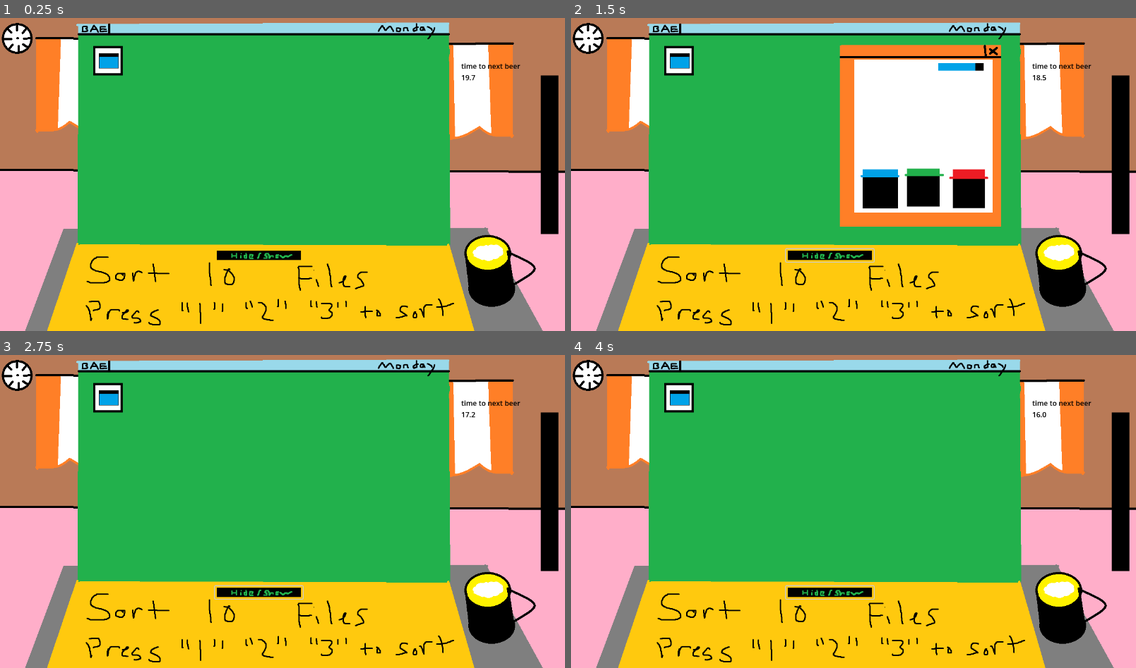
Above: before the commit, frames 1-4 (two rows, left to right).
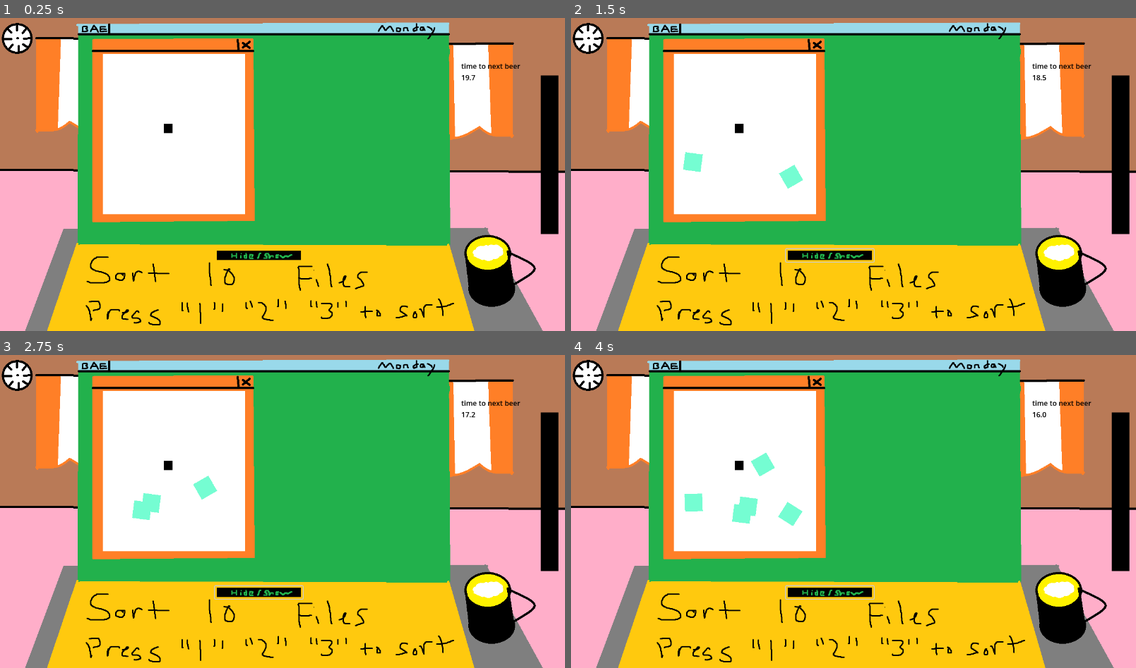
Above: after the commit, the same moments.

Repository: xepewout/BAE
Game: Godot game, scene res://main.tscn
The game is run twice, just before and just after one commit, with the same random seed, the same clock (stepped at 60 frames per second) and the same inputs.
Inputs (mouse positions are in pixels of both pictures, inside the frame that each line leads up to):
- Up to frame 1 (0.25 s): no input
- Up to frame 2 (1.5 s): click (678, 61) at 0.5 s; click (830, 255) at 1.25 s
- Up to frame 3 (2.75 s): tap Enter at 2 s; hold Right from 2.03 s (still down); hold 1 (one) from 2.03 s (still down)
- Up to frame 4 (4 s): release Right at 2.78 s; release 1 (one) at 2.78 s; hold Down 2.78-3.53 s; tap Space (space) at 2.85 s; hold Right from 3.53 s (still down); hold 3 (three) from 3.53 s (still down)

The runs differ from the first frame. In frame 1, 17% of the frame differs, in the area x 16-46%, y 6-66%; in frame 2, 33%, in the area x 16-77%, y 6-67%; in frame 3, 17%; in frame 4, 17%.

Commit message:
version .6
-added chicken hunt game framework
-made beertime pause

Diff:
--- /dev/null
+++ b/bae/chicken.gd
@@ -0,0 +1,6 @@
+extends RigidBody2D
+
+
+func _on_area_2d_area_entered(area: Area2D) -> void:
+	if area.is_in_group("Wall"):
+		queue_free()
--- /dev/null
+++ b/bae/chicken_hunt.gd
@@ -0,0 +1,37 @@
+extends Node2D
+const CHICKEN = preload("res://scenes/chicken.tscn")
+
+# Called when the node enters the scene tree for the first time.
+func _ready() -> void:
+	pass # Replace with function body.
+
+
+# Called every frame. 'delta' is the elapsed time since the previous frame.
+func _process(delta: float) -> void:
+	pass
+
+
+func _on_mob_timer_timeout() -> void:
+	print("spawning")
+	var mob = CHICKEN.instantiate()
+
+	# Choose a random location on Path2D.
+	var mob_spawn_location = $MobPath/MobSpawnLocation
+	mob_spawn_location.progress_ratio = randf()
+
+	# Set the mob's direction perpendicular to the path direction.
+	var direction = mob_spawn_location.rotation + PI / 2
+
+	# Set the mob's position to a random location.
+	mob.position = mob_spawn_location.position
+
+	# Add some randomness to the direction.
+	direction += randf_range(-PI / 4, PI / 4)
+	mob.rotation = direction
+
+	# Choose the velocity for the mob.
+	var velocity = Vector2(randf_range(50.0, 70.0), 0.0)
+	mob.linear_velocity = velocity.rotated(direction)
+
+	# Spawn the mob by adding it to the Main scene.
+	add_child(mob)
--- /dev/null
+++ b/bae/crosshair.gd
@@ -0,0 +1,11 @@
+extends Area2D
+
+
+# Called when the node enters the scene tree for the first time.
+func _ready() -> void:
+	pass # Replace with function body.
+
+
+# Called every frame. 'delta' is the elapsed time since the previous frame.
+func _process(delta: float) -> void:
+	pass
--- a/bae/main.gd
+++ b/bae/main.gd
@@ -60,6 +60,7 @@
 		add_child(fileSort)
 
 func _beerTime():
+	get_tree().paused = true
 	beer_timer.start(randi_range(5,20))
 	if !beer:
 		beer = BEER.instantiate()
@@ -87,6 +88,7 @@
 	beer.queue_free()
 	beer = null
 	display_timer.start(1)
+	get_tree().paused = false
 	if electric:
 		electric_pic.visible = true
 		if fileSort:
--- a/bae/main.tscn
+++ b/bae/main.tscn
@@ -11,8 +11,10 @@
 [ext_resource type="Texture2D" uid="uid://bs63ryecviqnn" path="res://assests/backgrounds/electric.png" id="10_k0we2"]
 [ext_resource type="Texture2D" uid="uid://b40645sstsqp0" path="res://assests/sprites/ui/angerBar.png" id="11_51jik"]
 [ext_resource type="Texture2D" uid="uid://cptiw3v7iyamf" path="res://assests/backgrounds/drunk.png" id="11_rditm"]
+[ext_resource type="PackedScene" uid="uid://bm7xurfatgfhg" path="res://scenes/chicken_hunt.tscn" id="12_atbuu"]
 
 [node name="Main" type="Node2D"]
+process_mode = 1
 script = ExtResource("1_qi0bm")
 
 [node name="CanvasLayer" type="TextureRect" parent="."]
@@ -109,6 +111,8 @@
 [node name="DisplayTimer" type="Timer" parent="."]
 one_shot = true
 
+[node name="ChickenHunt" parent="." instance=ExtResource("12_atbuu")]
+
 [connection signal="timeout" from="BeerTimer" to="." method="_beerTime"]
 [connection signal="toggled" from="SnakeButton" to="." method="_snakeTime"]
 [connection signal="toggled" from="FileSortButton" to="." method="_fileSortTime"]
--- a/bae/scenes/beer.tscn
+++ b/bae/scenes/beer.tscn
@@ -6,6 +6,7 @@
 [ext_resource type="Texture2D" uid="uid://bjanggsdnomer" path="res://assests/sprites/beer/bar.png" id="4_2tcnx"]
 
 [node name="Beer" type="Node2D"]
+process_mode = 2
 z_index = 1
 position = Vector2(1015, 260)
 script = ExtResource("1_w6745")
--- /dev/null
+++ b/bae/scenes/chicken.tscn
@@ -0,0 +1,34 @@
+[gd_scene load_steps=4 format=3 uid="uid://d0oqb233gka66"]
+
+[ext_resource type="Script" path="res://chicken.gd" id="1_1kies"]
+
+[sub_resource type="RectangleShape2D" id="RectangleShape2D_w5y08"]
+size = Vector2(40, 34)
+
+[sub_resource type="RectangleShape2D" id="RectangleShape2D_bff8h"]
+size = Vector2(39, 37)
+
+[node name="Chicken" type="RigidBody2D"]
+position = Vector2(155, 45)
+collision_mask = 0
+gravity_scale = 0.0
+script = ExtResource("1_1kies")
+
+[node name="Area2D" type="Area2D" parent="."]
+
+[node name="CollisionShape2D" type="CollisionShape2D" parent="Area2D"]
+position = Vector2(17, 18)
+shape = SubResource("RectangleShape2D_w5y08")
+
+[node name="CollisionShape2D" type="CollisionShape2D" parent="."]
+position = Vector2(19.5, 19.5)
+shape = SubResource("RectangleShape2D_bff8h")
+
+[node name="ColorRect" type="ColorRect" parent="."]
+offset_top = -1.0
+offset_right = 40.0
+offset_bottom = 39.0
+color = Color(0.458961, 0.991923, 0.822266, 1)
+
+[connection signal="body_entered" from="." to="." method="_on_body_entered"]
+[connection signal="area_entered" from="Area2D" to="." method="_on_area_2d_area_entered"]
--- /dev/null
+++ b/bae/scenes/chicken_hunt.tscn
@@ -0,0 +1,83 @@
+[gd_scene load_steps=7 format=3 uid="uid://bm7xurfatgfhg"]
+
+[ext_resource type="Script" path="res://chicken_hunt.gd" id="1_sj5im"]
+[ext_resource type="Texture2D" uid="uid://cn73xun1n60rw" path="res://assests/sprites/ui/window2.png" id="2_5xcp5"]
+[ext_resource type="Script" path="res://crosshair.gd" id="3_554ue"]
+
+[sub_resource type="CircleShape2D" id="CircleShape2D_wrcnm"]
+
+[sub_resource type="Curve2D" id="Curve2D_jwako"]
+_data = {
+"points": PackedVector2Array(0, 0, 0, 0, 232, 96, 0, 0, 0, 0, 552, 96, 0, 0, 0, 0, 552, 448, 0, 0, 0, 0, 232, 448, 0, 0, 0, 0, 232, 96)
+}
+point_count = 5
+
+[sub_resource type="SegmentShape2D" id="SegmentShape2D_vm4q6"]
+a = Vector2(-10, -48)
+b = Vector2(-10, 673)
+
+[node name="ChickenHunt" type="Node2D"]
+script = ExtResource("1_sj5im")
+
+[node name="TextureRect" type="TextureRect" parent="."]
+offset_left = 205.0
+offset_top = 55.0
+offset_right = 577.0
+offset_bottom = 477.0
+texture = ExtResource("2_5xcp5")
+
+[node name="ColorRect" type="ColorRect" parent="TextureRect"]
+layout_mode = 0
+offset_left = 28.0
+offset_top = 36.0
+offset_right = 350.0
+offset_bottom = 400.0
+
+[node name="Reticule" type="ColorRect" parent="TextureRect"]
+layout_mode = 0
+offset_left = 166.0
+offset_top = 195.0
+offset_right = 186.0
+offset_bottom = 216.0
+color = Color(0, 0, 0, 1)
+
+[node name="Crosshair" type="Area2D" parent="TextureRect"]
+position = Vector2(176, 205)
+script = ExtResource("3_554ue")
+
+[node name="CollisionShape2D" type="CollisionShape2D" parent="TextureRect/Crosshair"]
+shape = SubResource("CircleShape2D_wrcnm")
+
+[node name="MobTimer" type="Timer" parent="."]
+wait_time = 0.5
+autostart = true
+
+[node name="MobPath" type="Path2D" parent="."]
+curve = SubResource("Curve2D_jwako")
+
+[node name="MobSpawnLocation" type="PathFollow2D" parent="MobPath"]
+position = Vector2(232, 96)
+
+[node name="Wall" type="Area2D" parent="." groups=["Wall"]]
+
+[node name="CollisionShape2D" type="CollisionShape2D" parent="Wall"]
+position = Vector2(216, -16)
+shape = SubResource("SegmentShape2D_vm4q6")
+
+[node name="CollisionShape2D2" type="CollisionShape2D" parent="Wall"]
+position = Vector2(584, -40)
+shape = SubResource("SegmentShape2D_vm4q6")
+
+[node name="CollisionShape2D3" type="CollisionShape2D" parent="Wall"]
+position = Vector2(1024, 72)
+rotation = 1.5708
+scale = Vector2(2, 2)
+shape = SubResource("SegmentShape2D_vm4q6")
+
+[node name="CollisionShape2D4" type="CollisionShape2D" parent="Wall"]
+position = Vector2(1032, 496)
+rotation = 1.5708
+scale = Vector2(2, 2)
+shape = SubResource("SegmentShape2D_vm4q6")
+
+[connection signal="timeout" from="MobTimer" to="." method="_on_mob_timer_timeout"]
--- a/bae/scenes/file_sort.tscn
+++ b/bae/scenes/file_sort.tscn
@@ -23,6 +23,7 @@
 texture = ExtResource("2_8ljnk")
 
 [node name="ColorRect" type="ColorRect" parent="Buckets/CanvasLayer"]
+layout_mode = 0
 offset_left = 33.0
 offset_top = 33.0
 offset_right = 346.0
Not shown: 1 places in bae/main.tscn that only renumber resources
